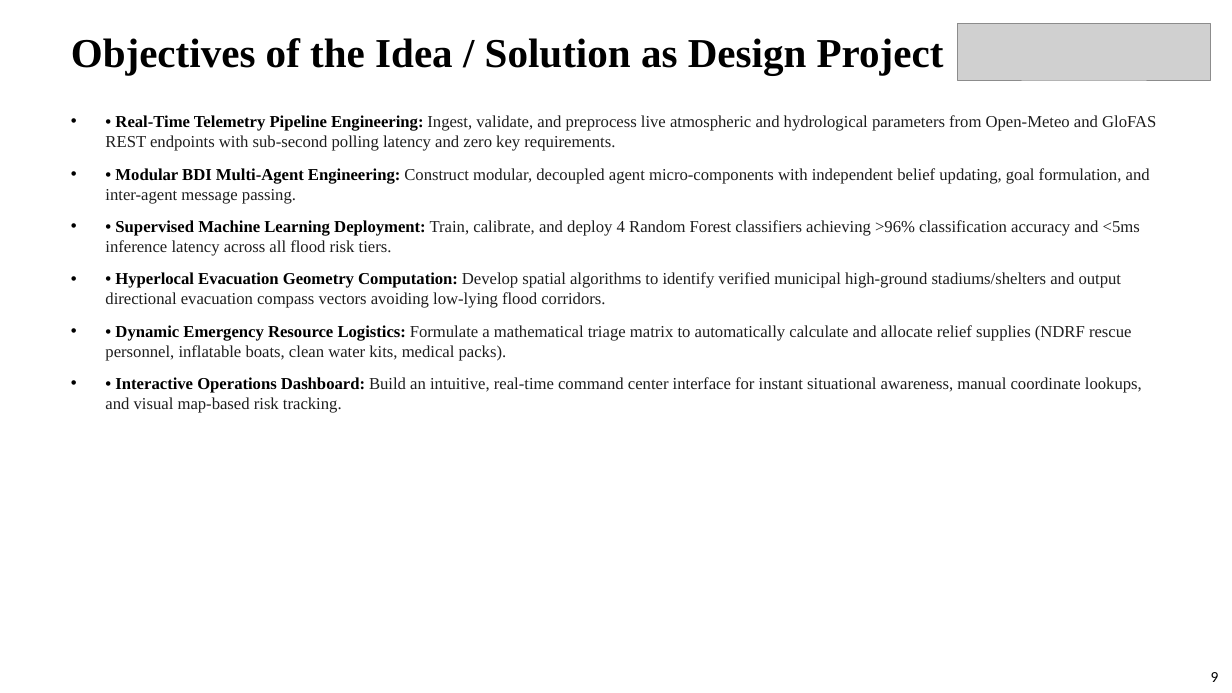
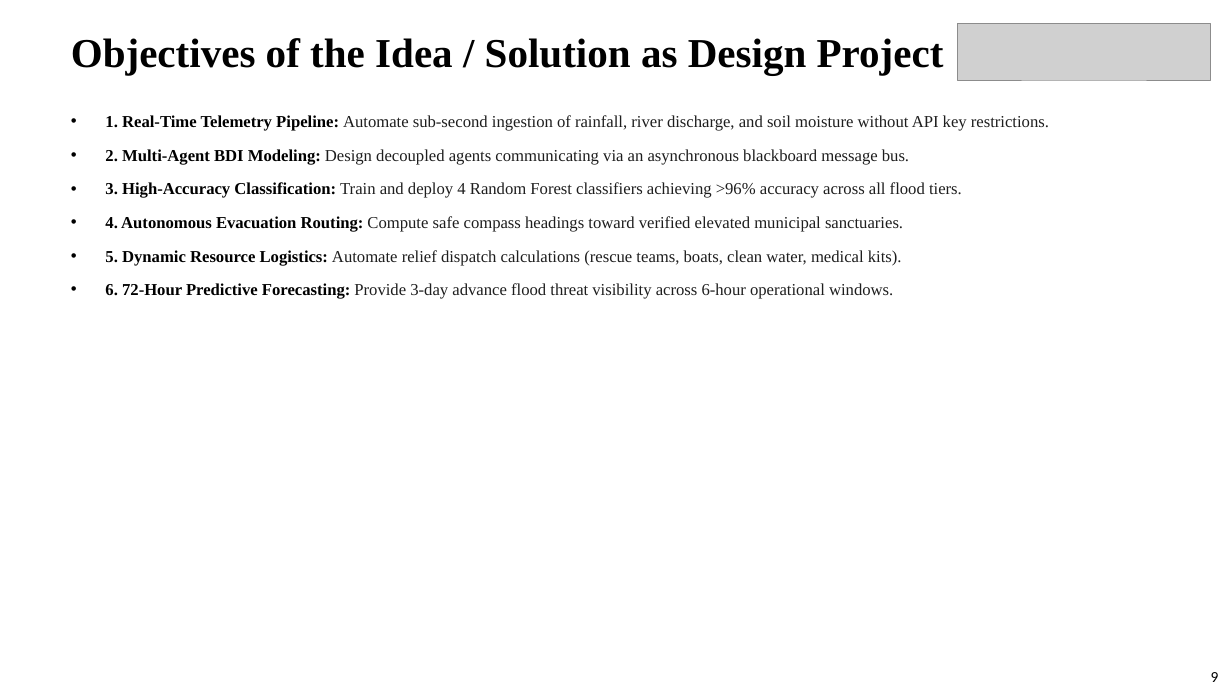
Before and after one commit to Prajwalbaligidad/floodGuard, a slide deck: slide 9 of Design_Project_Presentation_MultiAgent_AI.pptx. Drawn at 1232x693 pixels with LibreOffice and Linux fonts; fonts in the diff are those of the drawing; grey boxes stand for pictures. Boxes give left, top, right and bottom in pixels: in the first picture for what was removed or moved away, otherwise in the second. Text is boxed around its words. In the diff, an @@ line names an element or a change of style, - is before the commit and + after.

Commit message:
UI: Remove all emojis from dashboard components and remove university/project footer and header labels

```diff
--- a/Design_Project_Presentation_MultiAgent_AI.pptx
+++ b/Design_Project_Presentation_MultiAgent_AI.pptx
@@ text at bbox=[105, 115, 1049, 299]: text changed @@
-• • Real-Time Telemetry Pipeline Engineering: Ingest, validate, and preprocess live atmospheric and hydrological parameters from Open-Meteo and GloFAS REST endpoints with sub-second polling latency and zero key requirements.
-• • Modular BDI Multi-Agent Engineering: Construct modular, decoupled agent micro-components with independent belief updating, goal formulation, and inter-agent message passing.
-• • Supervised Machine Learning Deployment: Train, calibrate, and deploy 4 Random Forest classifiers achieving >96% classification accuracy and <5ms inference latency across all flood risk tiers.
-• • Hyperlocal Evacuation Geometry Computation: Develop spatial algorithms to identify verified municipal high-ground stadiums/shelters and output directional evacuation compass vectors avoiding low-lying flood corridors.
-• • Dynamic Emergency Resource Logistics: Formulate a mathematical triage matrix to automatically calculate and allocate relief supplies (NDRF rescue personnel, inflatable boats, clean water kits, medical packs).
-• • Interactive Operations Dashboard: Build an intuitive, real-time command center interface for instant situational awareness, manual coordinate lookups, and visual map-based risk tracking.
+• 1. Real-Time Telemetry Pipeline: Automate sub-second ingestion of rainfall, river discharge, and soil moisture without API key restrictions.
+• 2. Multi-Agent BDI Modeling: Design decoupled agents communicating via an asynchronous blackboard message bus.
+• 3. High-Accuracy Classification: Train and deploy 4 Random Forest classifiers achieving >96% accuracy across all flood tiers.
+• 4. Autonomous Evacuation Routing: Compute safe compass headings toward verified elevated municipal sanctuaries.
+• 5. Dynamic Resource Logistics: Automate relief dispatch calculations (rescue teams, boats, clean water, medical kits).
+• 6. 72-Hour Predictive Forecasting: Provide 3-day advance flood threat visibility across 6-hour operational windows.
```
Also in this commit, not shown: 19 other slides changed, 5 other files.
